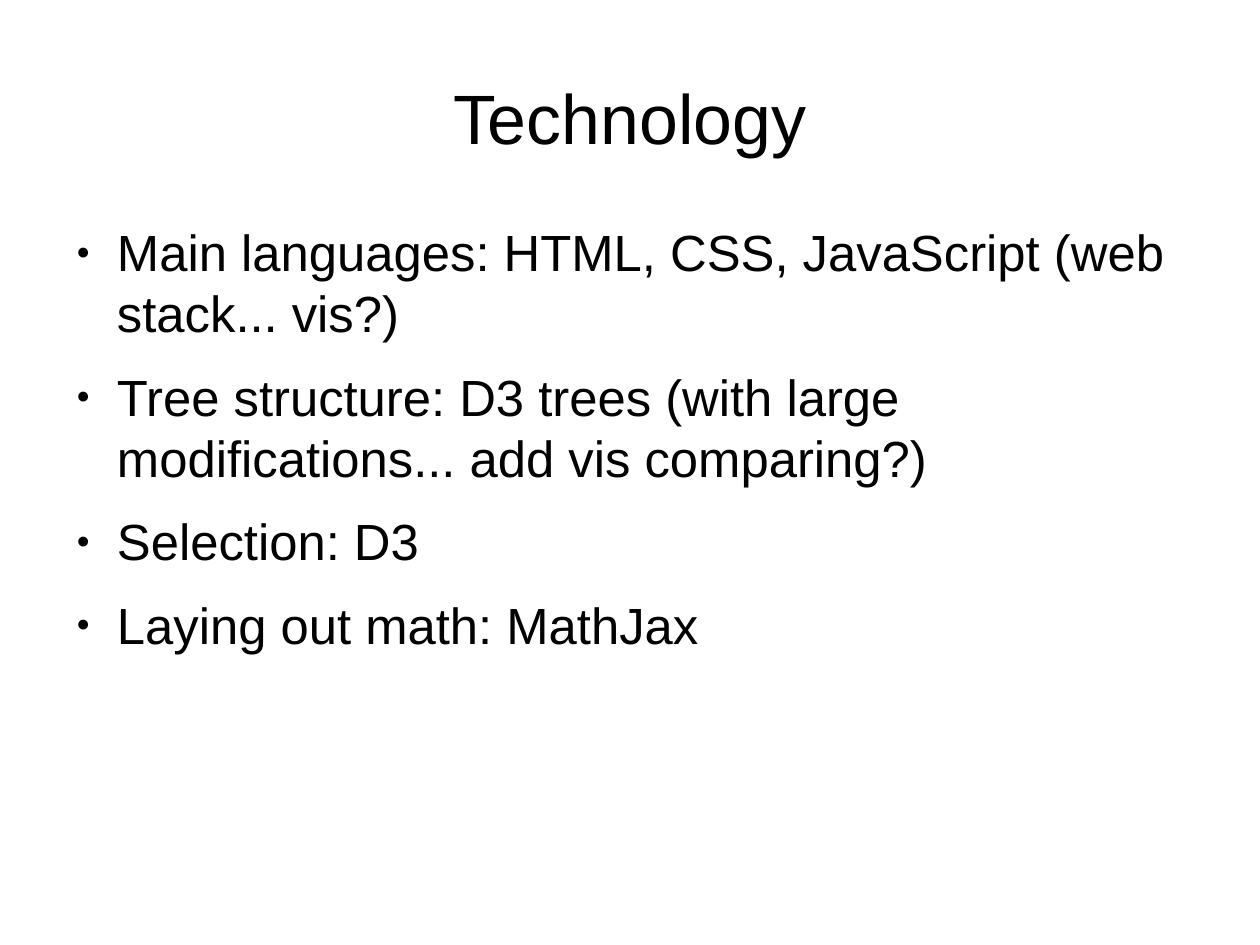
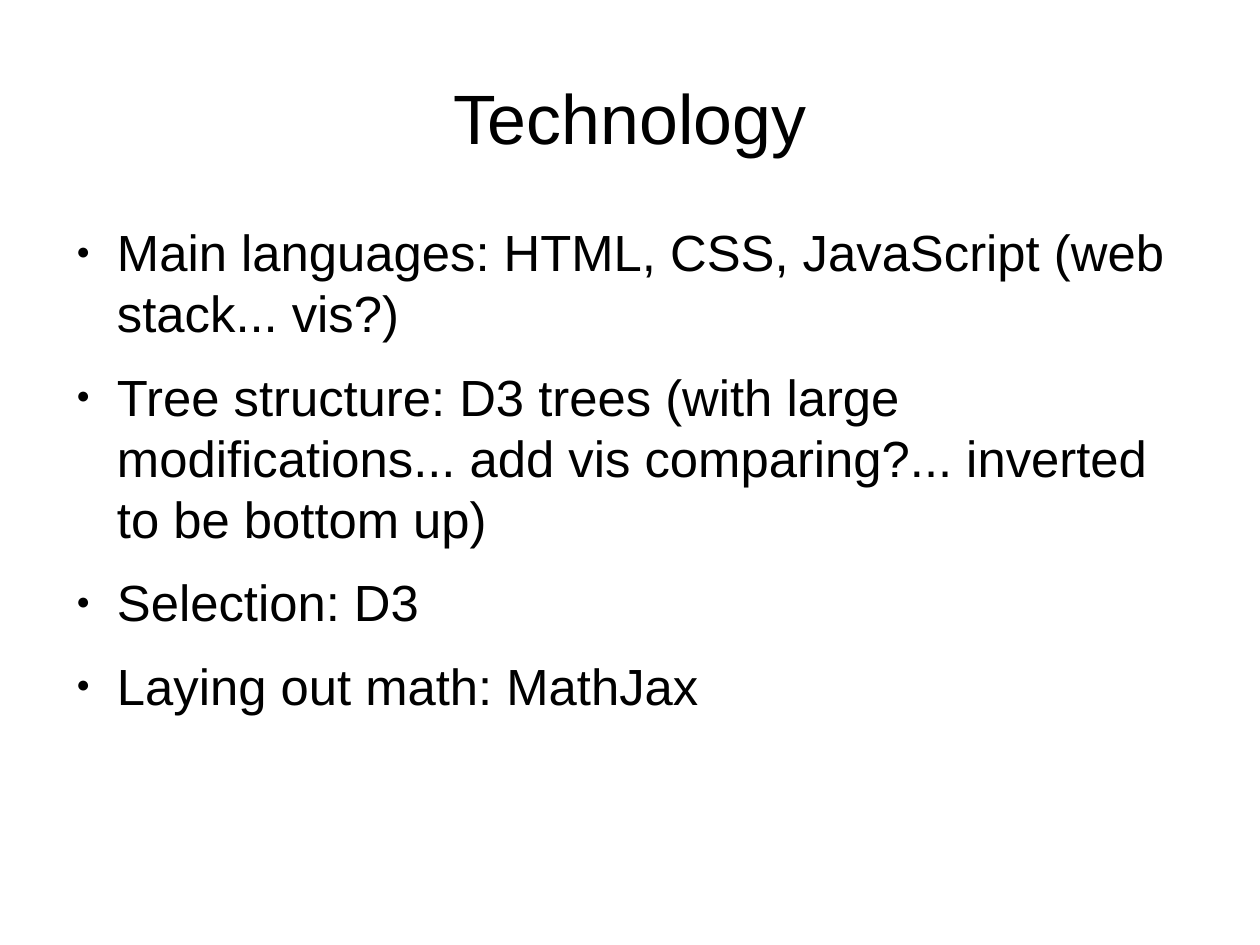
Before and after one commit to seachel/Treehehe, a slide deck: slide 6 of Presentation/VA_presentation.odp. Drawn at 1260x945 pixels with LibreOffice and Linux fonts; fonts in the diff are those of the drawing. Boxes give left, top, right and bottom in pixels: in the first picture for what was removed or moved away, otherwise in the second. Text is boxed around its words. In the diff, an @@ line names an element or a change of style, - is before the commit and + after.

```diff
--- a/Presentation/VA_presentation.odp
+++ b/Presentation/VA_presentation.odp
@@ text at box(117, 379, 1147, 548): text changed @@
-● Tree structure: D3 trees (with large modifications... add vis comparing?)
+● Tree structure: D3 trees (with large modifications... add vis comparing?... inverted to be bottom up)
```
Also in this commit, not shown: 3 other slides changed, 2 slides added, 2 slides removed.
